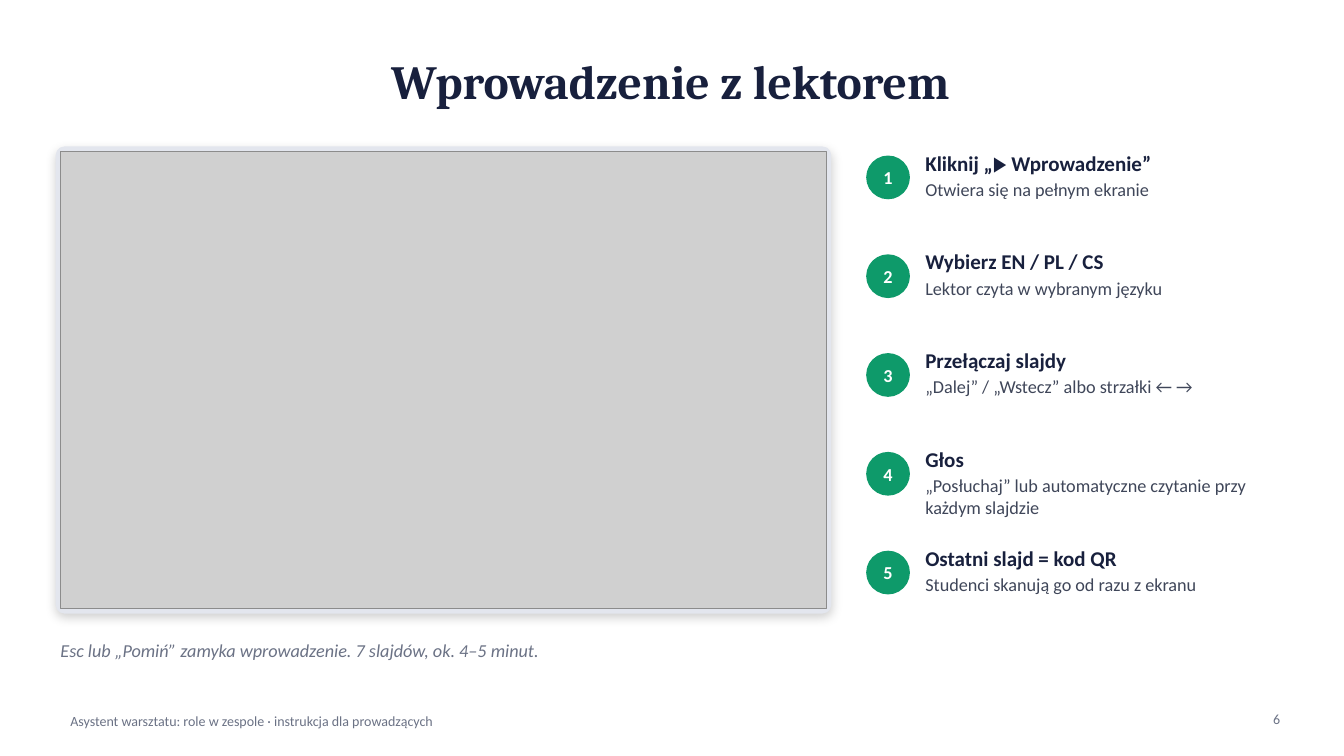
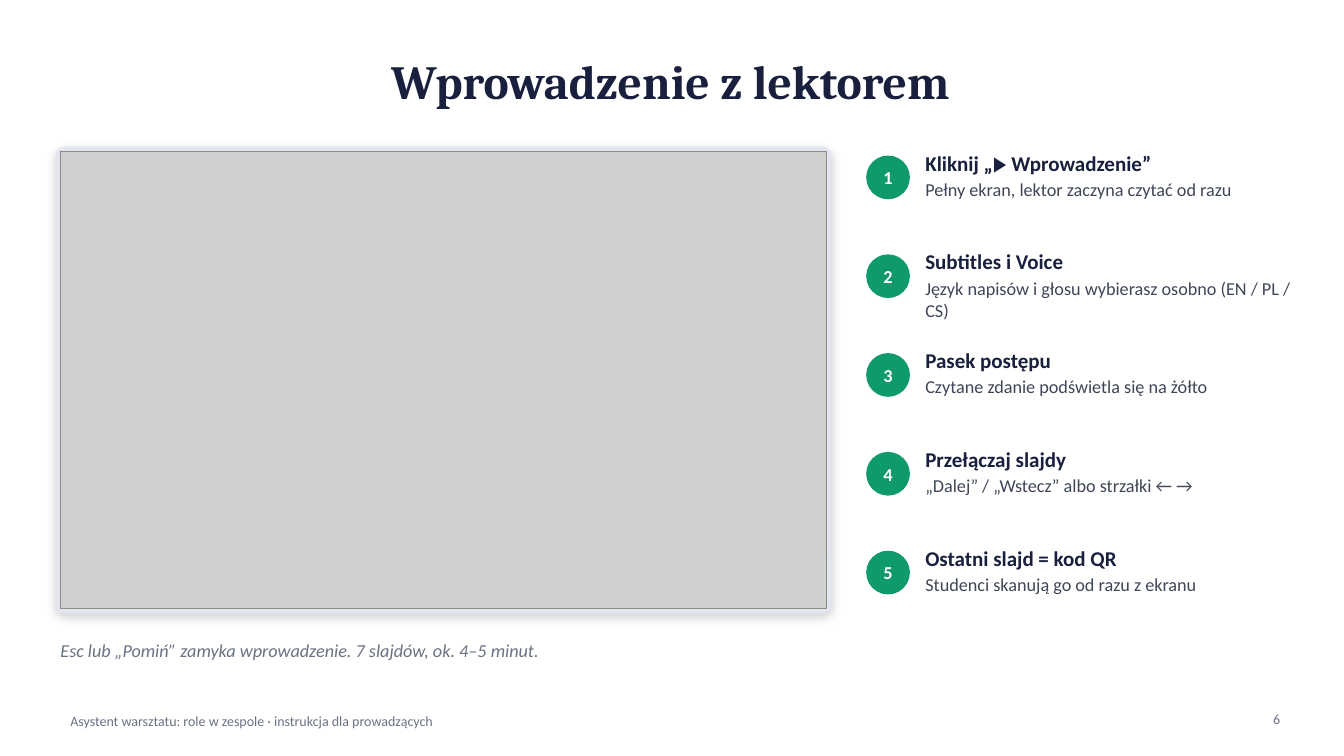
Before and after one commit to lwawrzynek/team-roles-workshop, a slide deck: slide 6 of Instrukcja-dla-prowadzacych.pptx. Drawn at 1344x756 pixels with LibreOffice and Linux fonts; fonts in the diff are those of the drawing; grey boxes stand for pictures. Boxes give left, top, right and bottom in pixels: in the first picture for what was removed or moved away, otherwise in the second. Text is boxed around its words. In the diff, an @@ line names an element or a change of style, - is before the commit and + after.

```diff
--- a/Instrukcja-dla-prowadzacych.pptx
+++ b/Instrukcja-dla-prowadzacych.pptx
@@ text at (925,183,1231,199): text changed @@
-Otwiera się na pełnym ekranie
+Pełny ekran, lektor zaczyna czytać od razu
@@ text at (925,254,1279,319): text changed @@
-Wybierz EN / PL / CS
-Lektor czyta w wybranym języku
+Subtitles i Voice
+Język napisów i głosu wybierasz osobno (EN / PL / CS)
@@ text added at (925,353,1207,396), 13 pt, text #3F4659 @@
+Pasek postępu
+Czytane zdanie podświetla się na żółto
@@ text "Przełączaj slajdy": place and size @@
-text "Przełączaj slajdy" at (925,353,1152,396)
+text "Przełączaj slajdy" at (925,452,1152,495)
@@ text removed at (925,452,1246,517) @@
-Głos
-„Posłuchaj” lub automatyczne czytanie przy każdym slajdzie
```
Also in this commit, not shown: 11 other slides changed, 1 slide added.
